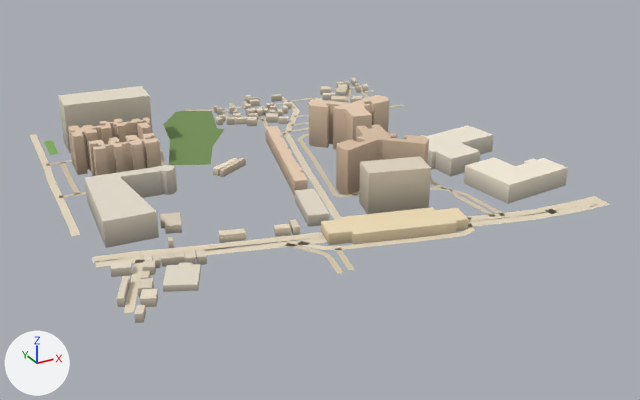
Before and after pictures for a commit that changed the glTF model public/assets/bengaluru-region-v1/tiles/t24_3-l1.glb.
One viewpoint serves both versions: a 50 mm camera at (11837.0, 909.0, 371.0) aimed at (12276.0, 1708.0, -28.0). The axes (+X, +Y, +Z) are drawn at lower left. The lights are the same throughout. The first picture is the older version.

Objects in the first picture: 'building', 'ground'.
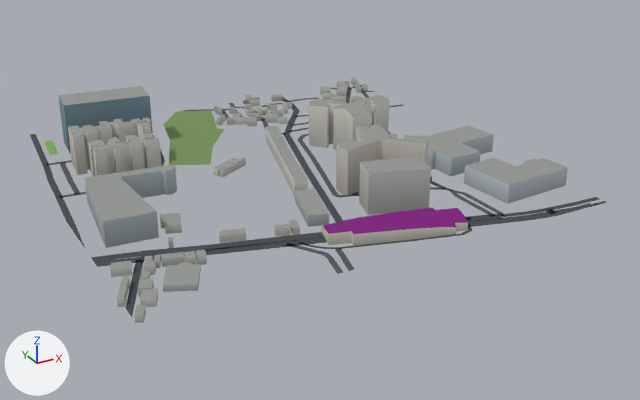
Where the change shows, as pixel boxes [x1, y1, x2, y2] in the pictures (640 x 400 px; the box of a moved part takes in the faces that stretch with it):
'ground', reshaped
    before: [30, 85, 610, 313]
    after: [30, 85, 607, 317]
part 1 of me_building, cut back
    before: [321, 207, 468, 245]
    after: [321, 207, 468, 246]
part 2 of me_building, recoloured
    both: [58, 77, 568, 319]
part 3 of me_ground, rebuilt (9% shorter)
    before: [499, 196, 601, 218]
    after: [500, 197, 600, 217]
part 4 of me_ground, rebuilt (7% shorter)
    before: [298, 224, 475, 250]
    after: [301, 225, 473, 249]
part 5 of me_ground, rebuilt (8% shorter)
    before: [92, 251, 141, 263]
    after: [91, 251, 141, 262]
part 6 of me_ground, rebuilt
    before: [95, 257, 140, 267]
    after: [94, 257, 140, 267]
part 7 of me_ground, rebuilt (24% narrower, 38% shorter)
    before: [590, 200, 610, 207]
    after: [592, 201, 607, 205]
part 8 of me_ground, moved or reshaped
    before: [30, 85, 597, 313]
    after: [30, 85, 598, 317]
part 9 of me_ground, recoloured
    both: [36, 85, 594, 313]

Edits to the bpy script that builds the scene:
```text
Change me_building:
    used by ob_building; location = (12000.0, 1500.0, 0.0)
    remove me_building.from_pydata(...)  # 1128 vertices, 1525 faces; spans x -5.0..500.0, y 6.0..509.0, z 0.0..59.0
    add me_building.from_pydata(...)  # 1485 vertices, 2578 faces; spans x -5.0..500.0, y 6.0..509.0, z 0.0..59.0
    me_building part 1: 3 vertices moved from x 201.0..260.0, y 55.0..73.0, z 0.0..12.0 to x 201.0..233.0, y 55.0..80.0, z 0.0..12.0; 10 vertices removed from x 208.0..335.0, y 17.0..81.0, z 0.0..12.0; 367 vertices added at x 201.0..341.0, y 17.0..81.0, z 0.0..12.0
    me_building part 2: 1480 kept faces spanning x -5.0..500.0, y 6.0..509.0, z 0.0..59.0 get new vertex colours
Change me_ground:
    used by ob_ground; location = (12000.0, 1500.0, 0.0)
    remove me_ground.from_pydata(...)  # 700 vertices, 627 faces; spans x -4.0..502.0, y -5.0..502.0, z 1.0
    add me_ground.from_pydata(...)  # 705 vertices, 632 faces; spans x 0.0..500.0, y 0.0..500.0, z 1.0
    me_ground part 3: the loose piece of 32 vertices spanning x 381.0..500.0, y 7.0..32.0, z 1.0 is rebuilt with 32 vertices and now spans x 382.0..500.0, y 9.0..30.0, z 1.0
    me_ground part 4: the loose piece of 28 vertices spanning x 176.0..345.0, y 7.0..72.0, z 1.0 is rebuilt with 28 vertices and now spans x 177.0..343.0, y 10.0..71.0, z 1.0
    me_ground part 5: the loose piece of 6 vertices spanning x -1.0..43.0, y 114.0..135.0, z 1.0 is rebuilt with 6 vertices and now spans x 0.0..43.0, y 115.0..135.0, z 1.0
    me_ground part 6: the loose piece of 6 vertices spanning x -1.0..39.0, y 103.0..125.0, z 1.0 is rebuilt with 6 vertices and now spans x 0.0..39.0, y 104.0..124.0, z 1.0
    me_ground part 7: the loose piece of 4 vertices spanning x 482.0..500.0, y -5.0..7.0, z 1.0 is rebuilt with 4 vertices and now spans x 482.0..500.0, y 0.0..5.0, z 1.0
    me_ground part 8
    10 vertices are removed from x 4.0..501.0, y -1.0..502.0, z 1.0
    21 faces are deleted
    8 vertices in x 123.0..476.0, y -1.0..499.0, z 1.0 move by (0.0, 1.0, 0.0)
    6 vertices in x 129.0..488.0, y 1.0..501.0, z 1.0 move by (0.0, -1.0, 0.0)
    3 vertices in x 267.0..410.0, y 149.0..431.0, z 1.0 move by (1.0, 0.0, 0.0)
    3 vertices in x 141.0..408.0, y 143.0..374.0, z 1.0 move by (-1.0, 0.0, 0.0)
    19 vertices move from x -4.0..502.0, y -5.0..502.0, z 1.0 to x 0.0..500.0, y 0.0..500.0, z 1.0
    15 vertices are added at x 0.0..500.0, y 0.0..500.0, z 1.0
    26 new faces join them
    me_ground part 9: 465 kept faces spanning x 0.0..500.0, y 0.0..500.0, z 1.0 get new vertex colours; the middle colour goes from beige #d7c9ae to dark grey #535556
```
